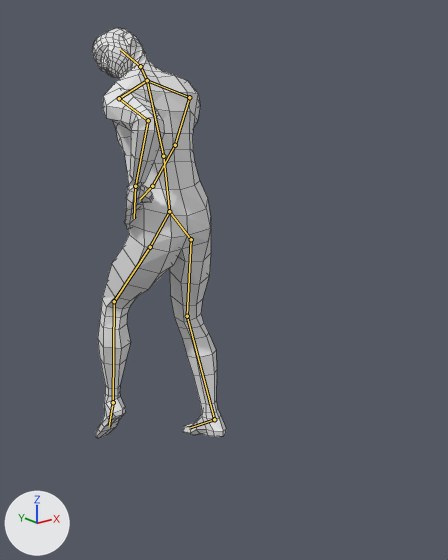
An edit to the Blender file Modelado de Agentes y Entornos Virtuales/Animaciones/Dancing/Beyonce.blend, drawn before and after from the same camera.
Camera for both pictures: a camera (50 mm lens) standing at (-4.4, -9.7, 5.19) and looking at (0.43, -3.67, 2.78). The axes (+X, +Y, +Z) are drawn at lower left. The lights are the same throughout. Both versions are drawn at frame 136 of the action 'ArmatureAction'; the numbers are the values there. The bones that bend it are drawn over the model as lines. Mesh edges are drawn as thin lines.

Names of what the first picture shows: 'Human_806polys'.
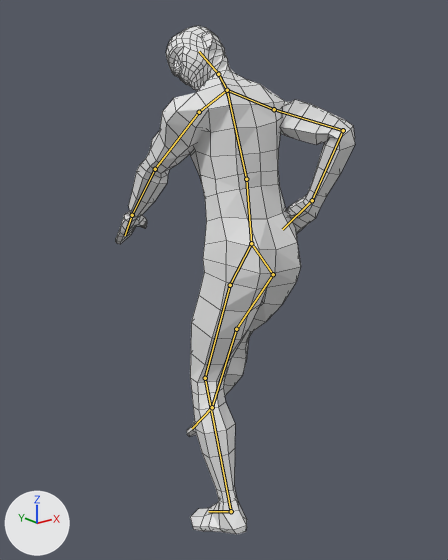
The change, as JSON lines over the scene's bpy script:
```json
{"block": "bone_rig_object", "where": "bone_rig_object = bpy.data.objects['Armature']  # the whole rig 'Armature'"}
{"op": "set", "path": "bone_rig_object.location", "old": "(0.0, -3.08, 3.64)", "new": "(0.0, -4.69, 3.53)"}
{"block": "bone_bone_004", "where": "bone_bone_004 = bpy.data.objects['Armature'].pose.bones['Bone.004']  # child of 'Bone.003'"}
{"op": "set", "path": "bone_bone_004.rotation_quaternion", "old": "(0.722, 0.263, 0.623, 0.145)", "new": "(0.765, 0.199, 0.587, 0.174)", "note": "degrees (81, 55, 71) -> degrees (65, 56, 63)"}
{"block": "bone_bone_001_l_001", "where": "bone_bone_001_l_001 = bpy.data.objects['Armature'].pose.bones['Bone.001_L.001']  # child of 'Bone.001_L'"}
{"op": "set", "path": "bone_bone_001_l_001.rotation_quaternion", "old": "(0.719, -0.271, 0.37, -0.522)", "new": "(0.656, 0.427, -0.357, -0.51)", "note": "degrees (-53, 14, -79) -> degrees (68, -2, -77)"}
{"block": "bone_bone_001_l_002", "where": "bone_bone_001_l_002 = bpy.data.objects['Armature'].pose.bones['Bone.001_L.002']  # child of 'Bone.001_L.001'"}
{"op": "set", "path": "bone_bone_001_l_002.rotation_quaternion", "old": "(0.82, 0.571, 0.005, 0.037)", "new": "(0.95, -0.267, 0.077, -0.145)", "note": "degrees (70, -2, 4) -> degrees (-32, 4, -18)"}
{"block": "bone_bone_001_r_001", "where": "bone_bone_001_r_001 = bpy.data.objects['Armature'].pose.bones['Bone.001_R.001']  # child of 'Bone.001_R'"}
{"op": "set", "path": "bone_bone_001_r_001.rotation_quaternion", "old": "(0.749, 0.546, 0.113, 0.359)", "new": "(0.561, -0.105, -0.591, 0.571)", "note": "degrees (67, -13, 43) -> degrees (-71, -33, 115)"}
{"block": "bone_bone_001_r_002", "where": "bone_bone_001_r_002 = bpy.data.objects['Armature'].pose.bones['Bone.001_R.002']  # child of 'Bone.001_R.001'"}
{"op": "set", "path": "bone_bone_001_r_002.rotation_quaternion", "old": "(0.931, -0.148, -0.272, 0.192)", "new": "(0.737, 0.307, -0.297, -0.524)", "note": "degrees (-25, -27, 29) -> degrees (50, -7, -74)"}
{"block": "bone_bone_001_r_003", "where": "bone_bone_001_r_003 = bpy.data.objects['Armature'].pose.bones['Bone.001_R.003']  # child of 'Bone.001_R.002'"}
{"op": "set", "path": "bone_bone_001_r_003.rotation_quaternion", "old": "(0.978, -0.021, -0.051, -0.201)", "new": "(0.978, 0.116, 0.038, -0.168)", "note": "degrees (-1, -6, -23) -> degrees (13, 6, -19)"}
{"block": "bone_bone_008_l_001", "where": "bone_bone_008_l_001 = bpy.data.objects['Armature'].pose.bones['Bone.008_L.001']  # child of 'Bone.008_L'"}
{"op": "set", "path": "bone_bone_008_l_001.rotation_quaternion", "old": "(0.93, 0.011, -0.028, -0.366)", "new": "(0.989, 0.01, -0.006, -0.144)", "note": "degrees (2, -3, -43) -> degrees (1, 0, -17)"}
{"block": "bone_bone_008_l_002", "where": "bone_bone_008_l_002 = bpy.data.objects['Armature'].pose.bones['Bone.008_L.002']  # child of 'Bone.008_L.001'"}
{"op": "set", "path": "bone_bone_008_l_002.location", "old": "(0.0, 0.0, 0.0)", "new": "(0.0, -0.01, 0.0)"}
{"op": "set", "path": "bone_bone_008_l_002.rotation_quaternion", "old": "(0.951, 0.0, 0.016, 0.308)", "new": "(0.958, 0.0, 0.015, 0.286)", "note": "degrees (1, 2, 36) -> degrees (0, 2, 33)"}
{"block": "bone_bone_008_l_003", "where": "bone_bone_008_l_003 = bpy.data.objects['Armature'].pose.bones['Bone.008_L.003']  # child of 'Bone.008_L.002'"}
{"op": "set", "path": "bone_bone_008_l_003.location", "old": "(0.0, 0.0, 0.0)", "new": "(0.02, 0.0, 0.0)"}
{"op": "set", "path": "bone_bone_008_l_003.rotation_quaternion", "old": "(0.893, -0.048, -0.06, 0.444)", "new": "(0.998, -0.046, -0.043, 0.008)", "note": "degrees (-8, -4, 53) -> degrees (-5, -5, 1)"}
{"block": "bone_bone_008_r_001", "where": "bone_bone_008_r_001 = bpy.data.objects['Armature'].pose.bones['Bone.008_R.001']  # child of 'Bone.008_R'"}
{"op": "set", "path": "bone_bone_008_r_001.rotation_quaternion", "old": "(0.991, 0.0, 0.012, 0.132)", "new": "(0.934, 0.0, 0.032, 0.356)", "note": "degrees (0, 1, 15) -> degrees (1, 3, 42)"}
{"block": "bone_bone_008_r_002", "where": "bone_bone_008_r_002 = bpy.data.objects['Armature'].pose.bones['Bone.008_R.002']  # child of 'Bone.008_R.001'"}
{"op": "set", "path": "bone_bone_008_r_002.location", "old": "(0.0, 0.0, 0.0)", "new": "(0.0, -0.01, 0.0)"}
{"op": "set", "path": "bone_bone_008_r_002.rotation_quaternion", "old": "(0.968, 0.001, -0.011, -0.25)", "new": "(0.995, 0.0, -0.005, -0.102)", "note": "degrees (0, -1, -29) -> degrees (0, -1, -12)"}
{"block": "bone_bone_008_r_003", "where": "bone_bone_008_r_003 = bpy.data.objects['Armature'].pose.bones['Bone.008_R.003']  # child of 'Bone.008_R.002'"}
{"op": "set", "path": "bone_bone_008_r_003.location", "old": "(0.0, 0.0, 0.0)", "new": "(-0.02, 0.0, 0.0)"}
{"op": "set", "path": "bone_bone_008_r_003.rotation_quaternion", "old": "(0.994, -0.079, 0.066, -0.037)", "new": "(0.828, -0.051, 0.096, -0.55)", "note": "degrees (-9, 7, -5) -> degrees (-11, 6, -68)"}
```

Changed parts and their boxes (x1, y1, x2, y2) in the pictures (448 x 560 px):
```json
{"object": "Human_806polys", "change": "posed", "before": [92, 28, 226, 439], "after": [116, 26, 355, 534], "on screen": "78% wider, 24% taller"}
{"bone": "Bone.004", "before": "(140, 66) to (120, 49)", "after": "(218, 74) to (199, 51)"}
{"bone": "Bone.001_L.001", "before": "(119, 98) to (148, 120)", "after": "(199, 112) to (155, 169)"}
{"bone": "Bone.001_L.002", "before": "(148, 120) to (135, 186)", "after": "(155, 169) to (132, 215)"}
{"bone": "Bone.001_R.001", "before": "(189, 97) to (175, 145)", "after": "(274, 109) to (343, 130)"}
{"bone": "Bone.001_R.002", "before": "(175, 145) to (152, 186)", "after": "(343, 130) to (312, 200)"}
{"bone": "Bone.001_R.003", "before": "(152, 186) to (140, 199)", "after": "(312, 200) to (282, 229)"}
{"bone": "Bone.008_L.001", "before": "(150, 247) to (114, 301)", "after": "(230, 285) to (205, 378)"}
{"bone": "Bone.008_L.002", "before": "(114, 301) to (113, 402)", "after": "(205, 378) to (231, 511)"}
{"bone": "Bone.008_L.003", "before": "(113, 402) to (109, 426)", "after": "(231, 511) to (208, 511)"}
{"bone": "Bone.008_R.001", "before": "(191, 239) to (187, 316)", "after": "(273, 274) to (236, 329)"}
{"bone": "Bone.008_R.002", "before": "(187, 316) to (214, 419)", "after": "(236, 329) to (212, 407)"}
{"bone": "Bone.008_R.003", "before": "(214, 419) to (189, 428)", "after": "(212, 407) to (192, 428)"}
```
